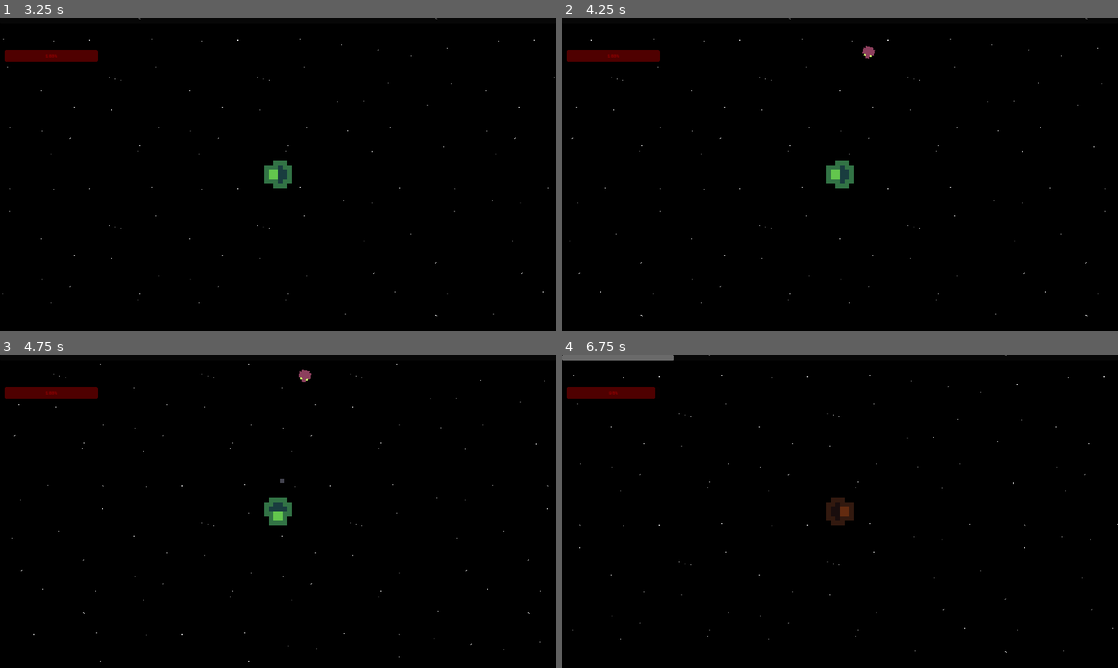
Above: before the commit, frames 1-4 (two rows, left to right).
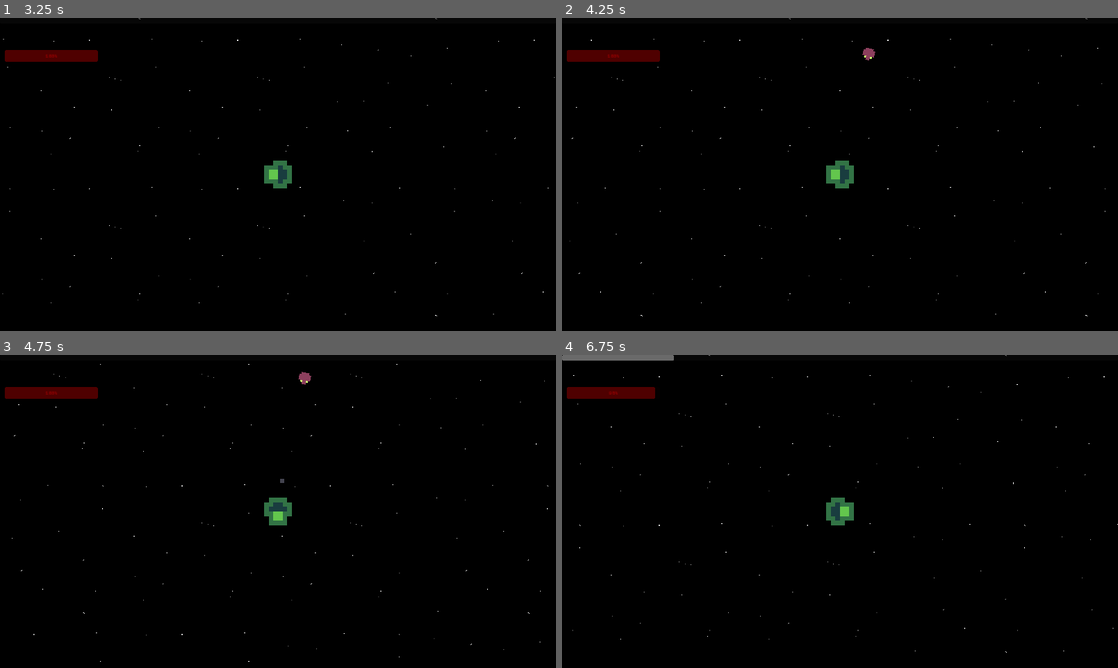
Above: after the commit, the same moments.

Repository: NTurner20/AutoShooter
Game: Godot game, scene res://main_menu.tscn
Same seed, same stepped clock (60 frames per second), same inputs: the game is played once before the commit and once after it. Sound files missing from this copy of the repository are replaced by a short silence.
Inputs:
- Up to frame 1 (3.25 s): click "START" at 0.5 s; tap Enter at 1.25 s; hold Up (ui_up) 1.28-2.78 s; hold Left (ui_left) from 2.78 s (still down)
- Up to frame 2 (4.25 s): keep holding Left (ui_left)
- Up to frame 3 (4.75 s): release Left (ui_left) at 4.28 s; hold Down (ui_down) from 4.28 s (still down)
- Up to frame 4 (6.75 s): release Down (ui_down) at 5.03 s; hold Right (ui_right) 5.03-5.78 s; hold Up (ui_up) 5.78-6.53 s; hold Right (ui_right) from 6.53 s (still down)

Frame 1 is identical in both runs. In frame 2, less than 0.1% of the frame differs, in the area x 54-57%, y 8-14%; in frame 3, less than 0.1%; in frame 4, 0.4%, in the area x 1-100%, y 0-95%.

Commit message:
boss start

Diff:
--- /dev/null
+++ b/Enemies/Bosses/Boss1.gd
@@ -0,0 +1,22 @@
+extends CharacterBody2D
+
+var player = null
+
+func _ready():
+	player = get_parent().get_node("player")
+
+
+func _physics_process(delta):
+	pass
+
+# shoot in spiral
+func shoot_spiral():
+	pass
+
+# move
+func move():
+	pass
+
+# spawns enemy fighters
+func spawn_fighter():
+	pass
--- /dev/null
+++ b/Enemies/Bosses/Boss1.tscn
@@ -0,0 +1,16 @@
+[gd_scene load_steps=4 format=3 uid="uid://cducub8lfb3qo"]
+
+[ext_resource type="Script" path="res://Enemies/Bosses/Boss1.gd" id="1_g2i7l"]
+[ext_resource type="Texture2D" uid="uid://2ffhr7rc3hvo" path="res://icon.svg" id="1_tmfoo"]
+
+[sub_resource type="RectangleShape2D" id="RectangleShape2D_b1kyl"]
+size = Vector2(126, 126)
+
+[node name="Boss1" type="CharacterBody2D"]
+script = ExtResource("1_g2i7l")
+
+[node name="Sprite2D" type="Sprite2D" parent="."]
+texture = ExtResource("1_tmfoo")
+
+[node name="CollisionShape2D" type="CollisionShape2D" parent="."]
+shape = SubResource("RectangleShape2D_b1kyl")
--- a/world.gd
+++ b/world.gd
@@ -16,6 +16,7 @@
 var time_since_last_spawn = 0.0
 var next_round = 20
 var time_since_round_start = 0
+var boss = false
 @export var game_round = 1
 var paused = false
 
@@ -51,7 +52,7 @@
 		else:
 			enemy = enemy2_scene.instantiate()
 		#enemy.speed += 5
-	elif game_round < 12:
+	elif game_round < 11:
 		var enemy_index = randi_range(0,2)
 
 		if enemy_index == 0:
@@ -73,7 +74,7 @@
 		#enemy.speed += 15
 	var spawn_position = get_enemy_spawn_position()
 	enemy.global_position = spawn_position
-	enemy.speed += game_round*2
+	enemy.speed += game_round*5
 	add_child(enemy)
 
 
Not shown, changed: exports/web/index.apple-touch-icon.png
Not shown, changed: exports/web/index.html
Not shown, changed: exports/web/index.icon.png
Not shown, changed: exports/web/index.pck
